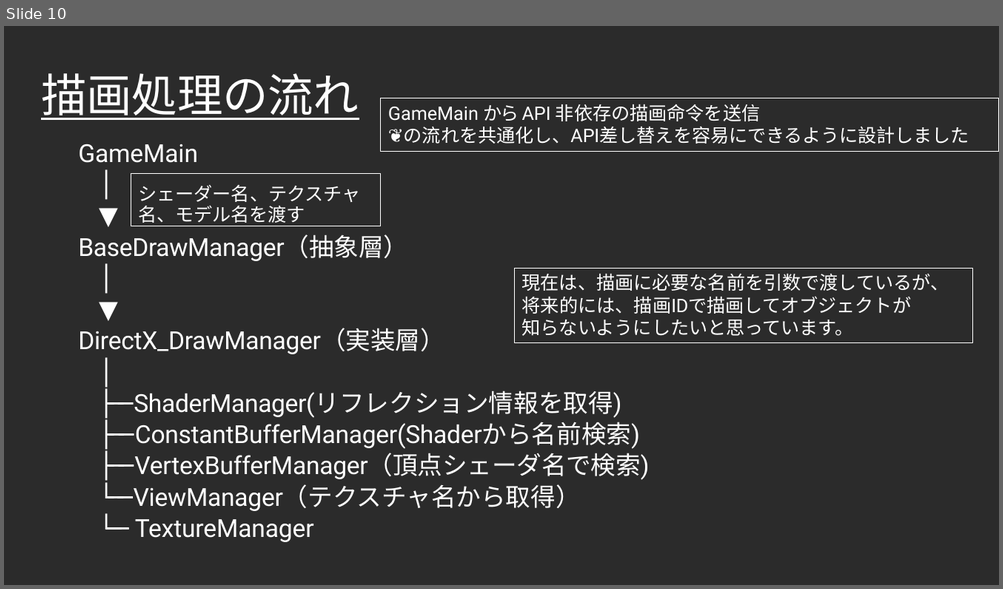
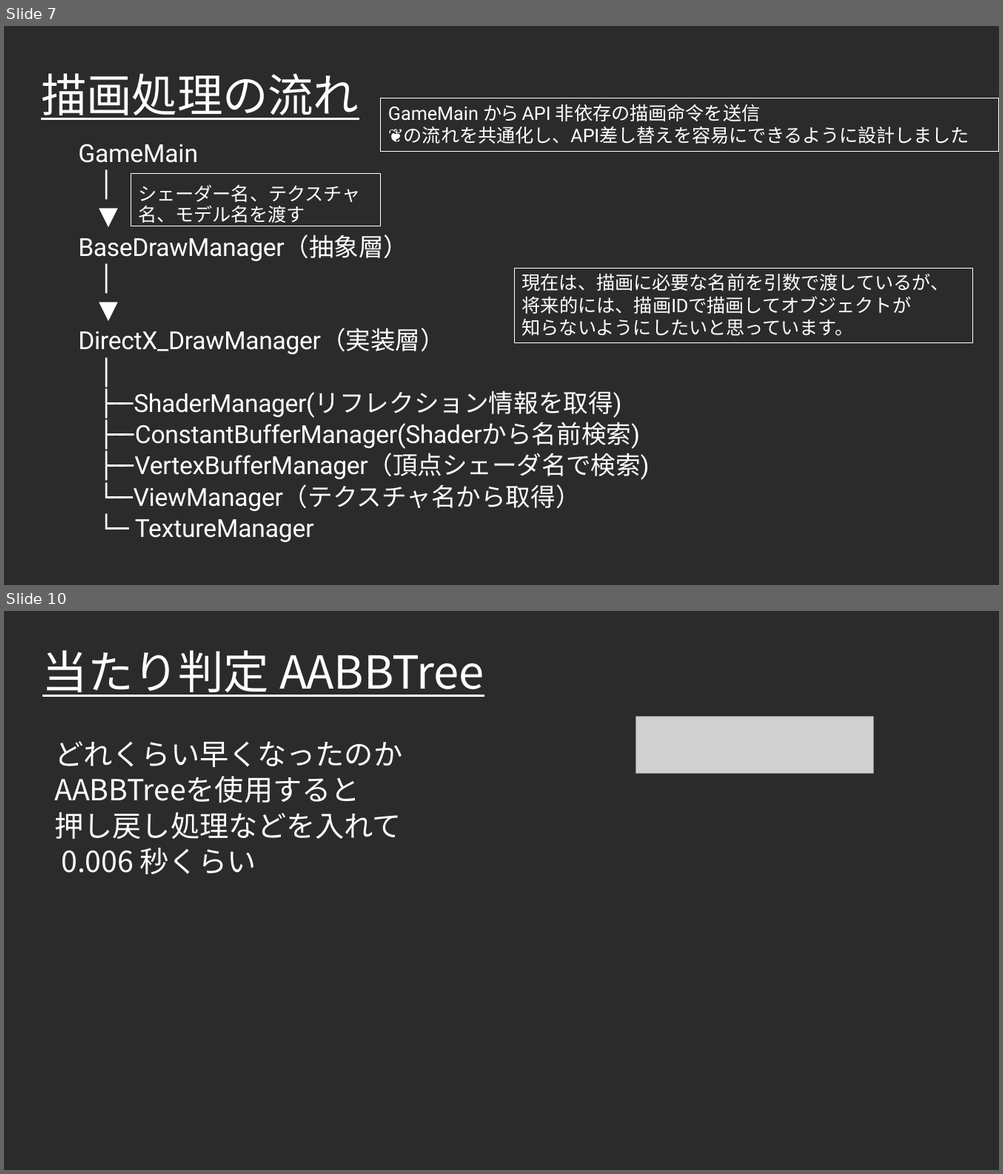
Before and after one commit to Takeshi0106/Action_Game, a slide deck: 作品詳細アピール.pptx. Shown one above the other, each under a label of ours: slide 10 before the commit, slides 7 and 10 after it; the slides between them are not shown. The pictures are 1003x589 and 1003x1174 pixels, drawn with LibreOffice and Linux fonts; fonts in the diff are those of the drawing; grey boxes stand for pictures; background and template pictures are left out; a plain dark background stands for a picture behind light text. Boxes give left, top, right and bottom in pixels: in the first picture for what was removed or moved away, otherwise in the second. Text is boxed around its words. In the diff, an @@ line names an element or a change of style, - is before the commit and + after.

```diff
--- a/作品詳細アピール.pptx
+++ b/作品詳細アピール.pptx
@@ slide 10 added at [4, 611, 999, 1170], background picture (left out) @@
@@ title added at [42, 650, 484, 697], 44 pt, text #FFFFFF, underline @@
+当たり判定 AABBTree
@@ picture added at [636, 717, 874, 774] @@
@@ text added at [55, 741, 403, 874], 28 pt, text #FFFFFF @@
+どれくらい早くなったのか
+AABBTreeを使用すると
+押し戻し処理などを入れて
+0.006 秒くらい
@@ what was slide 10 is now slide 7 @@
```
Also in this commit, not shown: 3 slides changed, 2 other slides added, 5 slides removed, 1 other file.
